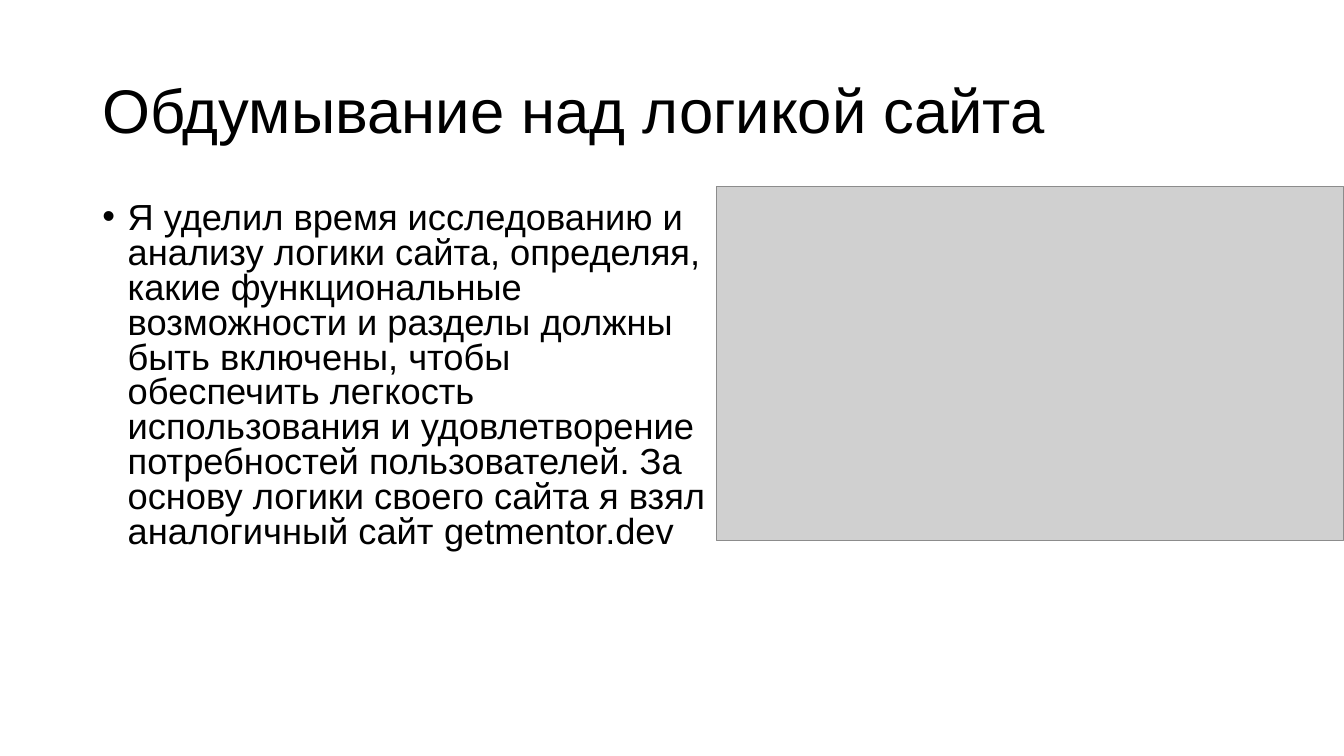
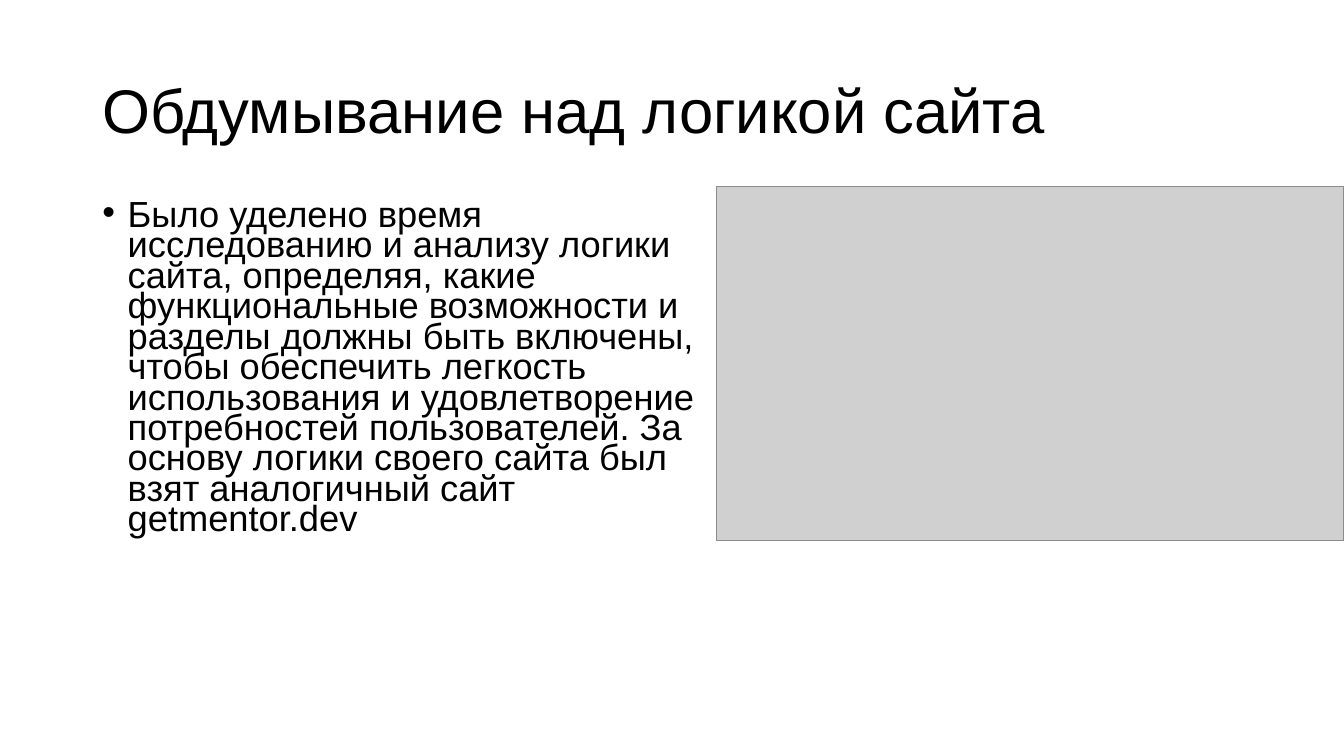
Before and after one commit to BigVadya/App, a slide deck: slide 8 of Курсовая/Презентация.pptx. Drawn at 1344x756 pixels with LibreOffice and Linux fonts; fonts in the diff are those of the drawing; grey boxes stand for pictures. Boxes give left, top, right and bottom in pixels: in the first picture for what was removed or moved away, otherwise in the second. Text is boxed around its words. In the diff, an @@ line names an element or a change of style, - is before the commit and + after.

```diff
--- a/Курсовая/Презентация.pptx
+++ b/Курсовая/Презентация.pptx
@@ text at [128,202,694,538]: text changed @@
-• Я уделил время исследованию и анализу логики сайта, определяя, какие функциональные возможности и разделы должны быть включены, чтобы обеспечить легкость использования и удовлетворение потребностей пользователей. За основу логики своего сайта я взял аналогичный сайт getmentor.dev
+• Было уделено время исследованию и анализу логики сайта, определяя, какие функциональные возможности и разделы должны быть включены, чтобы обеспечить легкость использования и удовлетворение потребностей пользователей. За основу логики своего сайта был взят аналогичный сайт getmentor.dev
```
Also in this commit, not shown: 5 other slides changed, 1 slide removed, 1 other file.
